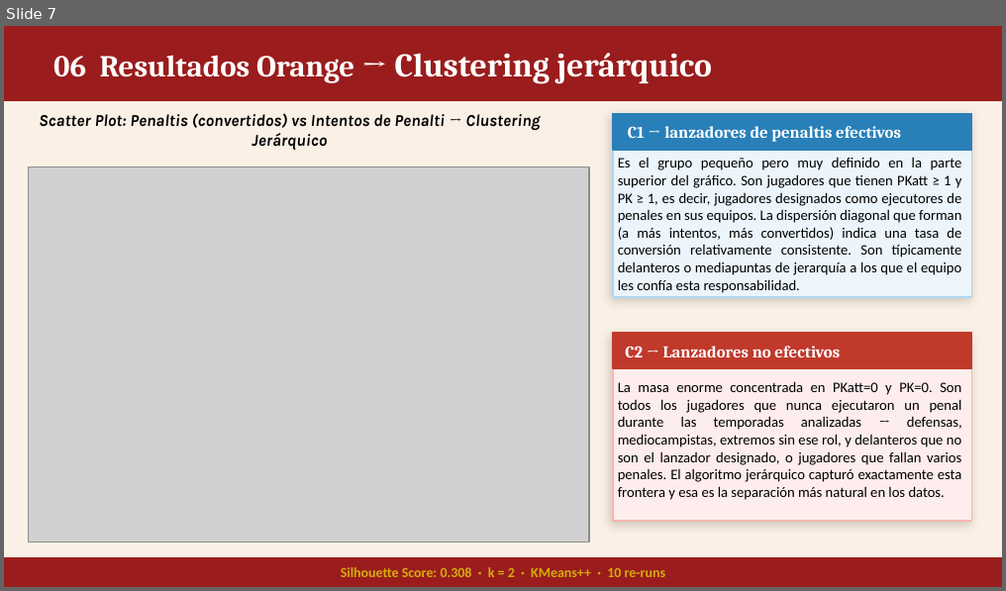
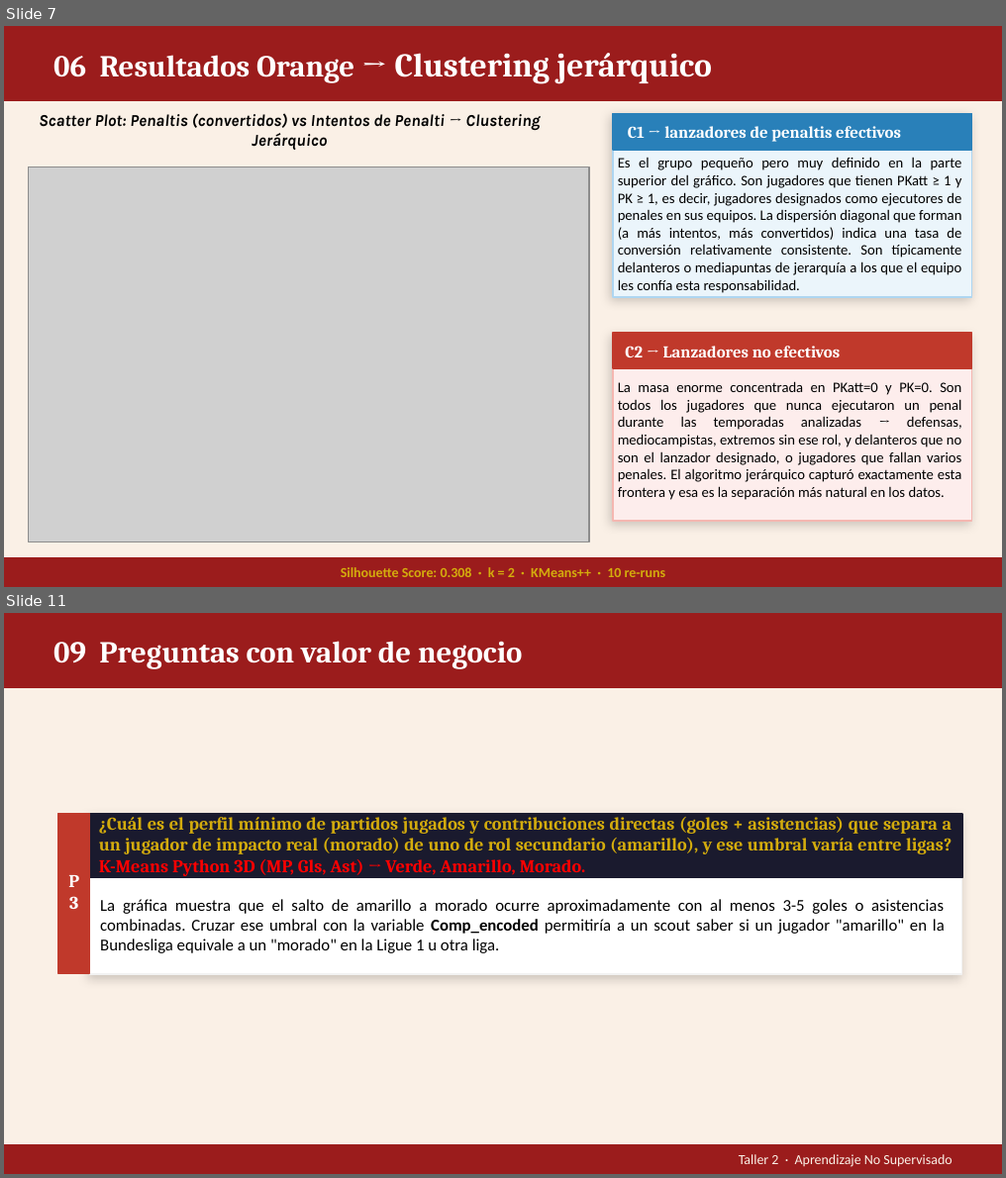
Before and after one commit to SebasMartinez21/Aprendizaje_no_supervisado_Mineria, a slide deck: Presentacion Clustering Futbol Europeo.pptx. Shown one above the other, each under a label of ours: slide 7 before the commit, slides 7 and 11 after it; the slides between them are not shown. The pictures are 1006x591 and 1006x1178 pixels, drawn with LibreOffice and Linux fonts; fonts in the diff are those of the drawing; grey boxes stand for pictures. Boxes give left, top, right and bottom in pixels: in the first picture for what was removed or moved away, otherwise in the second. Text is boxed around its words. In the diff, an @@ line names an element or a change of style, - is before the commit and + after.

```diff
--- a/Presentacion Clustering Futbol Europeo.pptx
+++ b/Presentacion Clustering Futbol Europeo.pptx
@@ slide 11 added at [4,613,1002,1174], background #FAF0E6 @@
@@ rectangle added at [4,613,1002,688], fill #9B1C1C, outline #9B1C1C 1 pt @@
@@ text added at [54,641,523,669], 22 pt, text #FFFFFF, bold @@
+09 Preguntas con valor de negocio
@@ rectangle added at [57,814,90,973], fill #C0392B, outline #C0392B 1 pt @@
@@ rectangle added at [90,814,962,974], fill #FFFFFF, outline #F2F2F2 1 pt @@
@@ rectangle added at [90,815,962,878], fill #1A1A2E, outline #1A1A2E 1 pt @@
@@ text added at [99,817,952,876], 13 pt, text #D4AC0D, bold @@
+¿Cuál es el perfil mínimo de partidos jugados y contribuciones directas (goles + asistencias) que separa a un jugador de impacto real (morado) de uno de rol secundario (amarillo), y ese umbral varía entre ligas? K-Means Python 3D (MP, Gls, Ast) → Verde, Amarillo, Morado.
@@ text added at [57,870,90,912], 13 pt, text #FFFFFF, bold @@
+P3
@@ text added at [100,899,944,954], 12 pt, text #000000 @@
+La gráfica muestra que el salto de amarillo a morado ocurre aproximadamente con al menos 3-5 goles o asistencias combinadas. Cruzar ese umbral con la variable Comp_encoded permitiría a un scout saber si un jugador "amarillo" en la Bundesliga equivale a un "morado" en la Ligue 1 u otra liga.
@@ rectangle added at [4,1145,1002,1173], fill #9B1C1C, outline #9B1C1C 1 pt @@
@@ text added at [739,1155,951,1167], 10 pt, text #FAF0E6 @@
+Taller 2 · Aprendizaje No Supervisado
```
Also in this commit, not shown: 4 slides changed, 1 other slide added, 1 slide removed, 3 other files.
